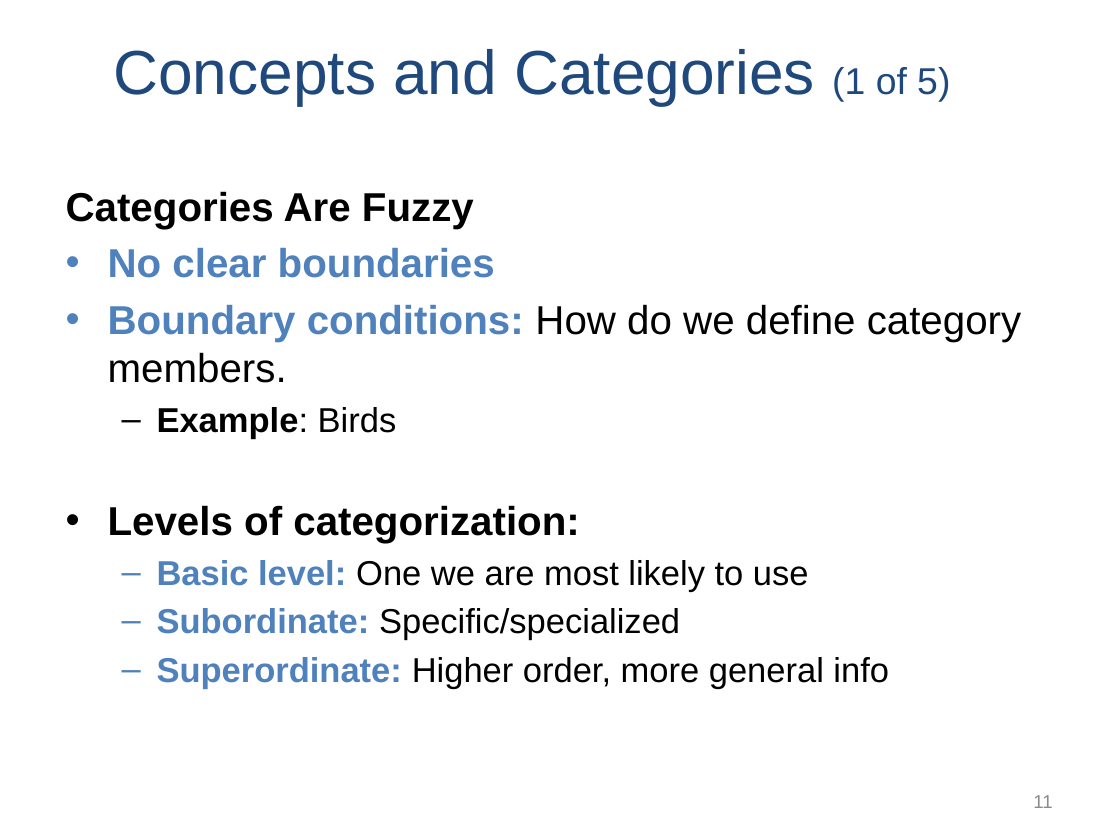
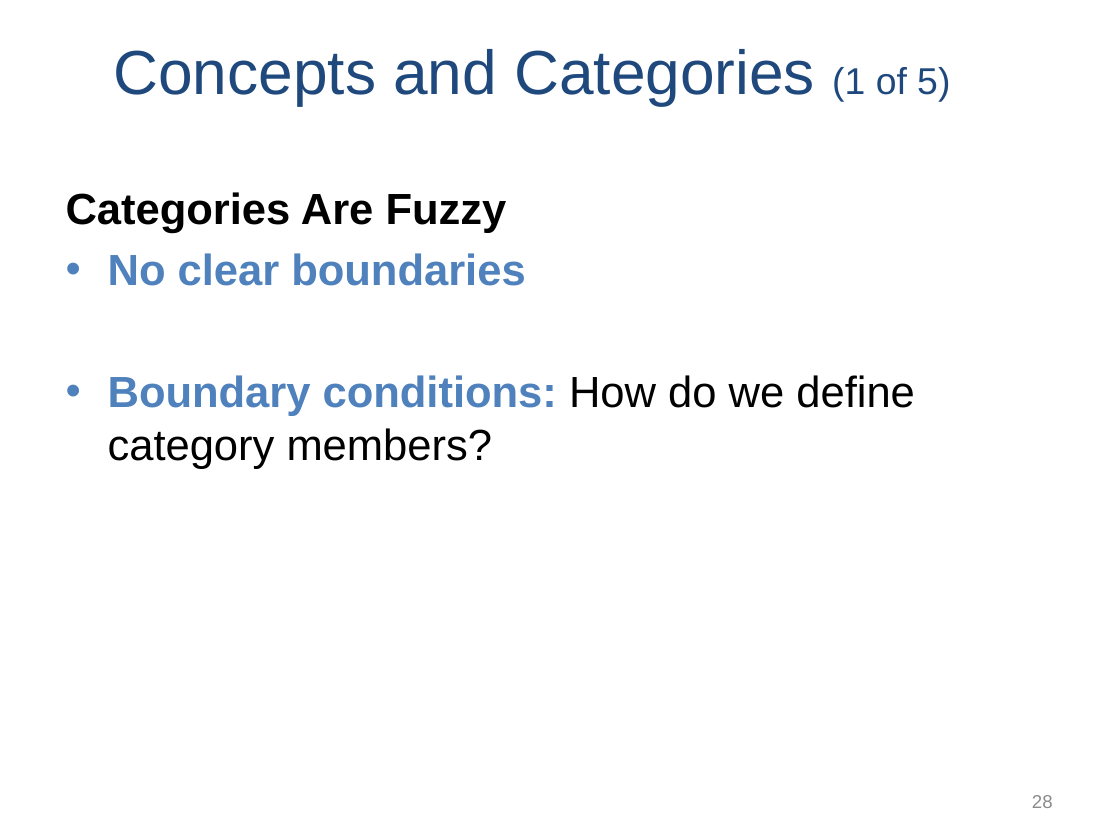
Before and after one commit to npm27/Teaching-Materials, a slide deck: slide 28 of Memory/Slides/Chapter 5.PPTX (slide 11 before the commit). Drawn at 1120x840 pixels with LibreOffice and Linux fonts; fonts in the diff are those of the drawing. Boxes give left, top, right and bottom in pixels: in the first picture for what was removed or moved away, otherwise in the second. Text is boxed around its words. In the diff, an @@ line names an element or a change of style, - is before the commit and + after.

```diff
--- a/Memory/Slides/Chapter 5.PPTX
+++ b/Memory/Slides/Chapter 5.PPTX
@@ text at <box>66,192,525,286</box>: size 25.9 to 28 pt in "Categories Are Fuzzy", "No clear boundaries" @@
@@ text at <box>108,375,915,469</box>: text changed; size 22.2 to 28 pt @@
-• Boundary conditions: How do we define category members.
-  – Example: Birds
-• Levels of categorization:
-  – Basic level: One we are most likely to use
-  – Subordinate: Specific/specialized
-  – Superordinate: Higher order, more general info
+• Boundary conditions: How do we define category members?
@@ page number at <box>1032,795,1053,808</box>: text changed @@
-11
+28
```
Also in this commit, not shown: 7 other slides changed, 24 slides added, 1 slide removed.
